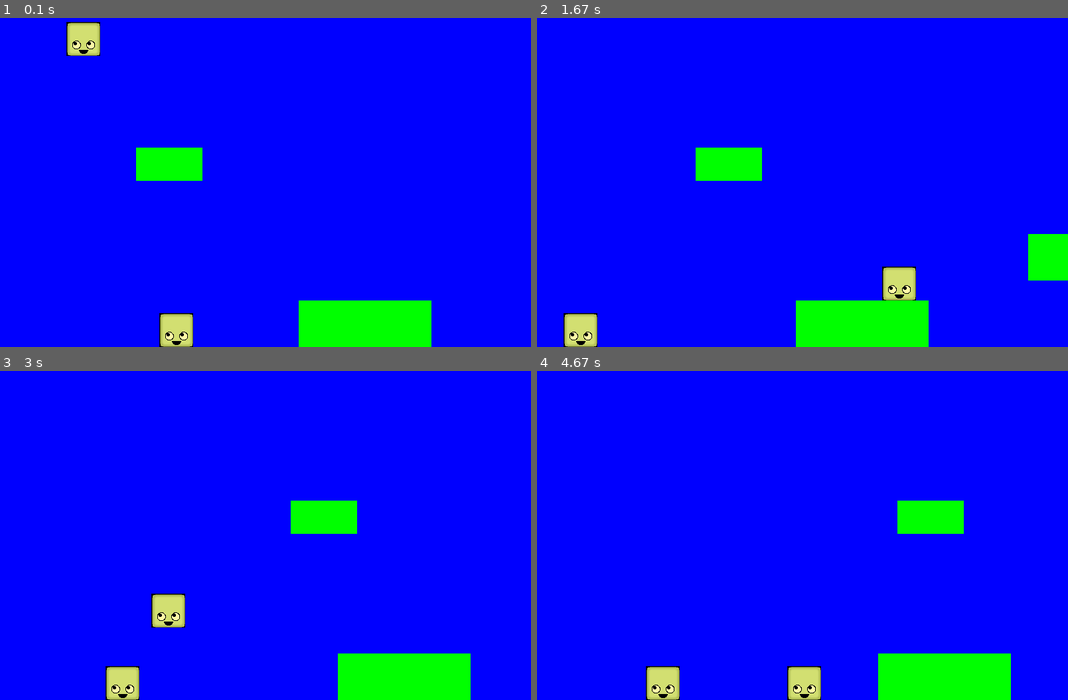
Above: before the commit, frames 1-4 (two rows, left to right).
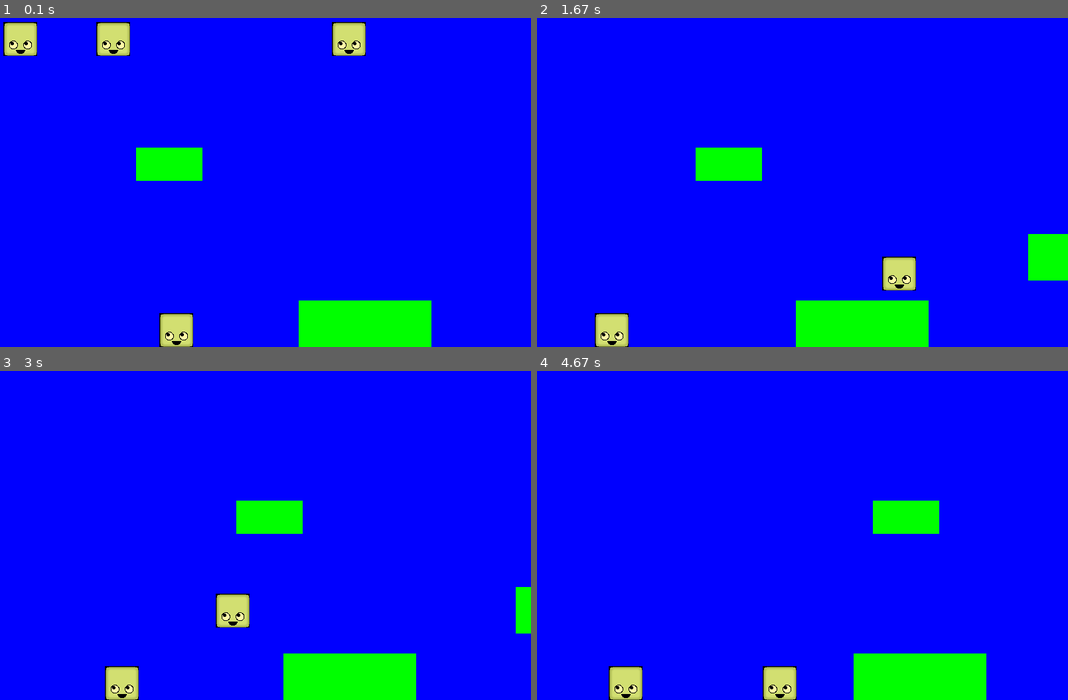
Above: after the commit, the same moments.

Repository: ShufflesCards/gamesInPygame
Game: pygame game, started from sideViewGame.py
Two runs of this game, one before a commit and one after it. Both use one fixed random seed, a clock stepped at 60 frames per second and the inputs below.
Inputs:
- Up to frame 1 (0.1 s): no input
- Up to frame 2 (1.67 s): hold Right 0.33-0.8 s; hold Up 0.83-1.13 s; hold Right 1.17-1.63 s
- Up to frame 3 (3 s): hold Left 1.67-2.2 s; hold Left 2.23-2.63 s; hold Up from 2.67 s (still down)
- Up to frame 4 (4.67 s): release Up at 3.03 s; hold Right 3.07-3.7 s; hold Left 3.73-4.2 s; hold Right from 4.23 s (still down)

The runs differ from the first frame. In frame 1, 2.5% of the frame differs, in the area x 0-69%, y 1-12%; in frame 2, 1.8%; in frame 3, 6.8%, in the area x 19-100%, y 39-100%; in frame 4, 4.6%.

Commit message:
Update sideViewGame.py

Diff:
--- a/sideViewGame.py
+++ b/sideViewGame.py
@@ -18,20 +18,16 @@
 # have that offset from a platform
 # function update: rect.x rect.y offset from moving platform rect.x rect.y
 
-class Player(pygame.sprite.Sprite):
-    maxSpeed = 8
-    # describe self as the object, the instance of the class
-    def __init__ (self, img, mainCharachter, imageScalel=1):
+# will have to change the image stuff once I use a sprite sheet
+class Entity(pygame.sprite.Sprite):
+    def __init__ (self, imageScalel=1):
         super().__init__() # Box is a child class calling its parent pygame.sprite.Sprite
-        self.score = 0
 
         self.dx = 0
         self.dy = 0
-        self.mainCharachter = mainCharachter
         # x pos, y pos, x velocity, y velocity
         self.imageScale = 0.05
 
-
         self.imageWidth = (pygame.image.load(img).get_width())*self.imageScale
         self.imageHeight = (pygame.image.load(img).get_height())*self.imageScale
 
@@ -44,25 +40,7 @@
     def __str__(self):
         return f"({self.rect.x}, {self.rect.y})   <{self.dx}, {self.dy}>"
 
-    def update(self):
-
-        # gravity
-        self.calc_grav()
-
-        self.calc_friction()
-
-        # move left and right
-        self.rect.x+=self.dx
-
-
-        '''
-        if (self.dy>self.maxSpeed):
-            self.dy=self.maxSpeed
-        elif (self.dy<-self.maxSpeed):
-            self.dy= -self.maxSpeed
-        '''
-
-        # check collision
+    def horzBlock(self):
         block_hit_list = pygame.sprite.spritecollide(self, self.level.platform_list, False)
         for block in block_hit_list:
             if self.dx>0:
@@ -71,14 +49,12 @@
             elif self.dx<0:
                 self.rect.left = block.rect.right
 
-            self.dx=0
-
-
-        # move up and down
-        self.rect.y+=self.dy
-
+            self.dx = -self.dx
+
+    def vertBlock(self):
         block_hit_list = pygame.sprite.spritecollide(self, self.level.platform_list, False)
         for block in block_hit_list:
+
             if self.dy>0:
                 # going down
                 self.rect.bottom = block.rect.top
@@ -92,44 +68,56 @@
                 # checks if what we hit is a moving platform
                 self.rect.x+=block.dx
 
-        collectable_hit_list = pygame.sprite.spritecollide(self, self.level.collectable_list, True)
-        for item in collectable_hit_list:
-            self.score += 1
-            print(self.score)
-
-
-        # hitting an enemy
-        if self.mainCharachter:
-            enemys_hit_list = pygame.sprite.spritecollide(self, self.level.enemy_list, False)
-            for enemy in enemys_hit_list:
-                if self.rect.y >= enemy.rect.y: # remove the = to make it so you an go through enemys
-                    if self.dx>0:
-                        # when moving right and hitting something. our right side hits the left side of the enemy
-                        #self.rect.right = enemy.rect.left
-                        self.dx = -self.dx *1.1 - 15
-                    elif self.dx<0:
-                        #self.rect.left = enemy.rect.right
-                        self.dx = -self.dx *1.1 + 15
+    def vertEnemy(self): # need something to bounce off the player
+        enemys_hit_list = pygame.sprite.spritecollide(self, self.level.enemy_list, False)
+        for enemy in enemys_hit_list:
+            if enemy != self:
                 if self.dy>0:
-                    # going down
-                    #self.rect.bottom = enemy.rect.top
-                    self.dy = -self.dy *1.1 - 2
-                    if self.dy <= -15:
-                        self.dy = -15
-
-
-
-
-    def jump(self):
-        # move down a bit and see if there is a platform below us.
-        # Move down 2 pixels because it doesn't work well if we only move down 1
-
-        self.rect.y += 2
-        platform_hit_list = pygame.sprite.spritecollide(self, self.level.platform_list, False)
-        self.rect.y -= 2
-
-        if len(platform_hit_list)>0 or self.rect.bottom >= screen_height:
-            self.dy = -11
+                    self.rect.bottom = enemy.rect.top
+                elif self.dy<0:
+                    self.rect.top = enemy.rect.bottom
+
+                self.dy = 0
+
+    def horzEnemy(self):
+        enemys_hit_list = pygame.sprite.spritecollide(self, self.level.enemy_list, False)
+        for enemy in enemys_hit_list:
+            if enemy != self:
+                if self.dx>0:
+                    # when moving right and hitting something. our right side hits the left side of the enemy
+                    #self.rect.right = enemy.rect.left
+                    self.dx = -self.dx
+                elif self.dx<0:
+                    #self.rect.left = enemy.rect.right
+                    self.dx = -self.dx
+
+    def horzPlayer(self):
+        hit = pygame.sprite.collide_rect(self, self.level.player)
+        if hit:
+            if ((self.dx >=0 and self.level.player.dx>=0) or (self.dx <=0 and self.level.player.dx<=0)):
+                self.dx = -self.dx
+
+    def update(self):
+
+        # gravity
+        self.calc_grav()
+
+        # move left and right
+        self.rect.x+=self.dx
+
+        # check collision
+        self.horzBlock()
+
+        # move up and down
+        self.rect.y+=self.dy
+
+        self.vertBlock()
+
+        self.vertEnemy()
+
+        self.horzEnemy()
+
+        self.horzPlayer()
 
     def calc_grav(self):
 
@@ -150,6 +138,85 @@
             self.dy=0
             self.rect.y = screen_height - self.rect.height
 
+    def die(self):
+        self.kill()
+
+
+
+class Player(Entity):
+    hp = 10
+    maxSpeed = 8
+    score = 0
+    def update(self):
+        super().calc_grav()
+        self.calc_friction()
+        self.rect.x+=self.dx
+        self.horzBlock()
+        self.rect.y+=self.dy
+        super().vertBlock()
+
+
+        self.collect()
+        self.vertEnemy()
+        self.horzEnemy()
+
+
+
+
+    def collect(self):
+        collectable_hit_list = pygame.sprite.spritecollide(self, self.level.collectable_list, True)
+        for item in collectable_hit_list:
+            self.score += 1
+            print(self.score)
+
+    def vertEnemy(self):
+        enemys_hit_list = pygame.sprite.spritecollide(self, self.level.enemy_list, False)
+        for enemy in enemys_hit_list:
+            if enemy != self:
+                if self.dy>0:
+                    enemy.kill()
+                    self.dy = -self.dy
+
+
+
+
+    def horzEnemy(self):
+        enemys_hit_list = pygame.sprite.spritecollide(self, self.level.enemy_list, False)
+        for enemy in enemys_hit_list:
+            if enemy != self:
+                if self.dx>0:
+                    # when moving right and hitting something. our right side hits the left side of the enemy
+                    #self.rect.right = enemy.rect.left
+                    self.dx = -self.dx * 1.1 - 5
+                elif self.dx<0:
+                    #self.rect.left = enemy.rect.right
+                    self.dx = -self.dx * 1.1 + 5
+                self.hp-=1
+                print(self.hp)
+
+    def horzBlock(self):
+        block_hit_list = pygame.sprite.spritecollide(self, self.level.platform_list, False)
+        for block in block_hit_list:
+            if self.dx>0:
+                # when moving right and hitting something. our right side hits the left side of the barrier
+                self.rect.right = block.rect.left
+            elif self.dx<0:
+                self.rect.left = block.rect.right
+
+            self.dx = 0
+
+
+    def jump(self):
+        # move down a bit and see if there is a platform below us.
+        # Move down 2 pixels because it doesn't work well if we only move down 1
+
+        self.rect.y += 2
+        platform_hit_list = pygame.sprite.spritecollide(self, self.level.platform_list, False)
+        self.rect.y -= 2
+
+        if len(platform_hit_list)>0 or self.rect.bottom >= screen_height:
+            self.dy = -11
+
     def calc_friction(self):
         if self.level.level_type == "Ice":
             print("ice")
@@ -160,6 +227,8 @@
                 self.dx/=1.1
             elif self.dx<=-0.5:
                 self.dx/=1.1
+
+
 
 class Collectable(pygame.sprite.Sprite):
     def __init__(self, dx, dy):
@@ -333,7 +402,7 @@
         # bounds will not matter
         movingplatforms = [[100, 50, 200, 300, 200, 500, None, None, 1, 0]]
 
-        enemys = [[100, 100]]
+        enemys = [[0, 100, 1], [150, 100, -1], [500, 100, 0]]
 
         # Go through the array above and add platforms
         for platform in level:
@@ -366,9 +435,10 @@
             self.collectable_list.add(item)
 
         for enemy in enemys:
-            dude = Player(img, False)
+            dude = Entity(img)
             dude.rect.x = enemy[0]
             dude.rect.y = enemy[1]
+            dude.dx =enemy[2]
             dude.level = self
             self.enemy_list.add(dude)
 
@@ -420,7 +490,7 @@
 img = "theBox.png"
 clock = pygame.time.Clock()
 pygame.key.set_repeat(1, 20)
-player = Player(img, True)
+player = Player(img)
 
 # Make all the levels
 level_list = []
